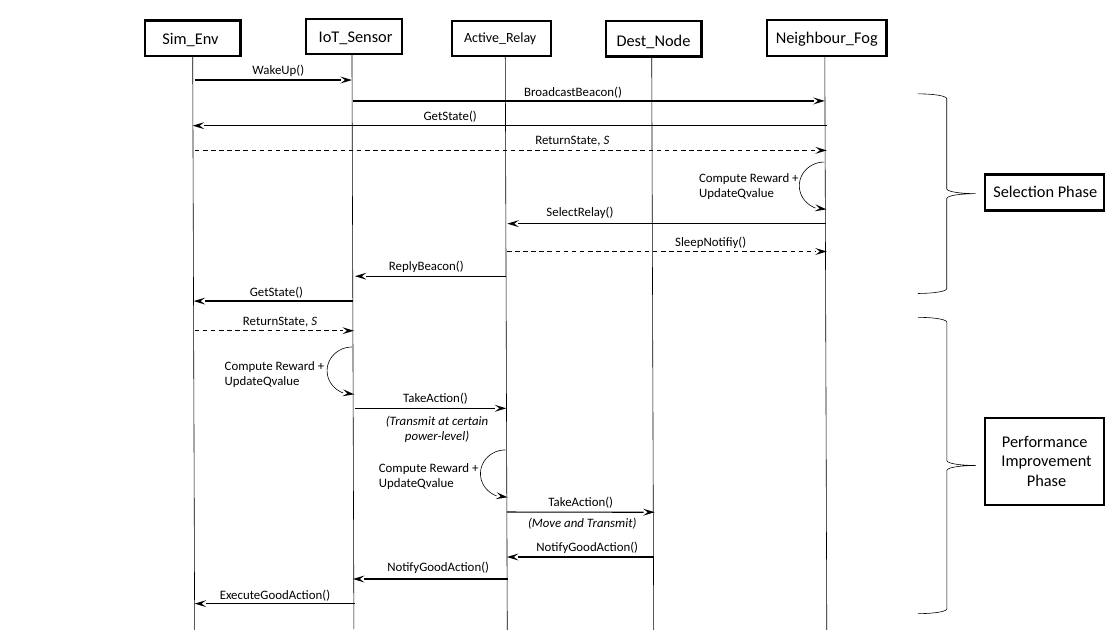
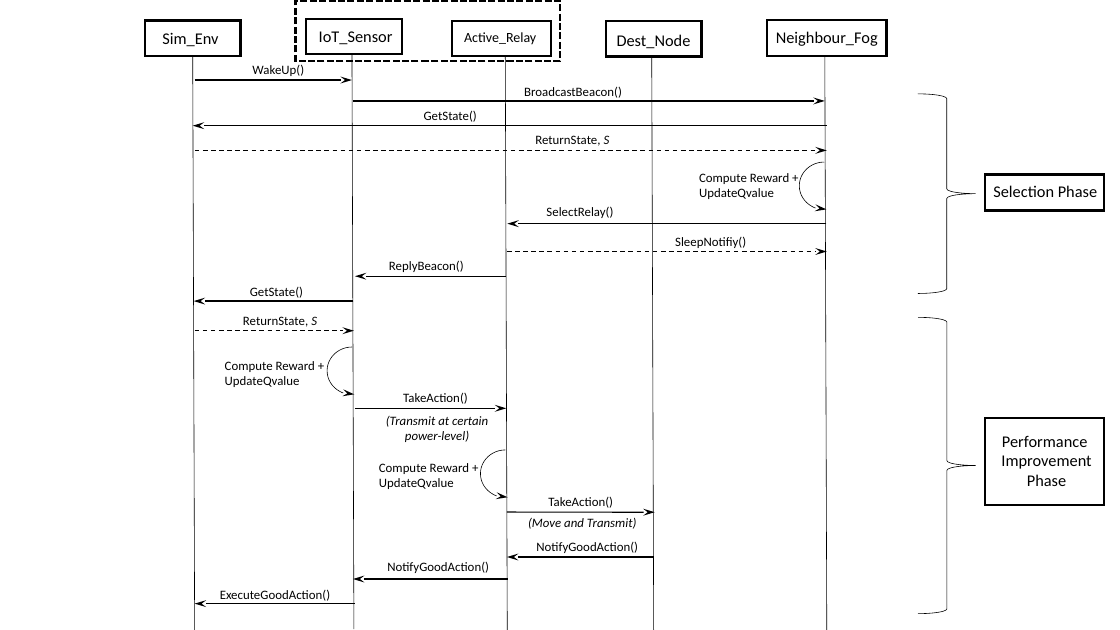
Before and after one commit to tunjiomoniwa/RLwork, a slide deck: slide 1 of UML IoT paper.pptx. Drawn at 1120x630 pixels with LibreOffice and Linux fonts; fonts in the diff are those of the drawing. Boxes give left, top, right and bottom in pixels: in the first picture for what was removed or moved away, otherwise in the second. Text is boxed around its words. In the diff, an @@ line names an element or a change of style, - is before the commit and + after.

```diff
--- a/UML IoT paper.pptx
+++ b/UML IoT paper.pptx
@@ rectangle added at [296,1,560,61], outline #000000 2 pt dashed @@
```
Also in this commit, not shown: 11 slides added, 9 other files.
